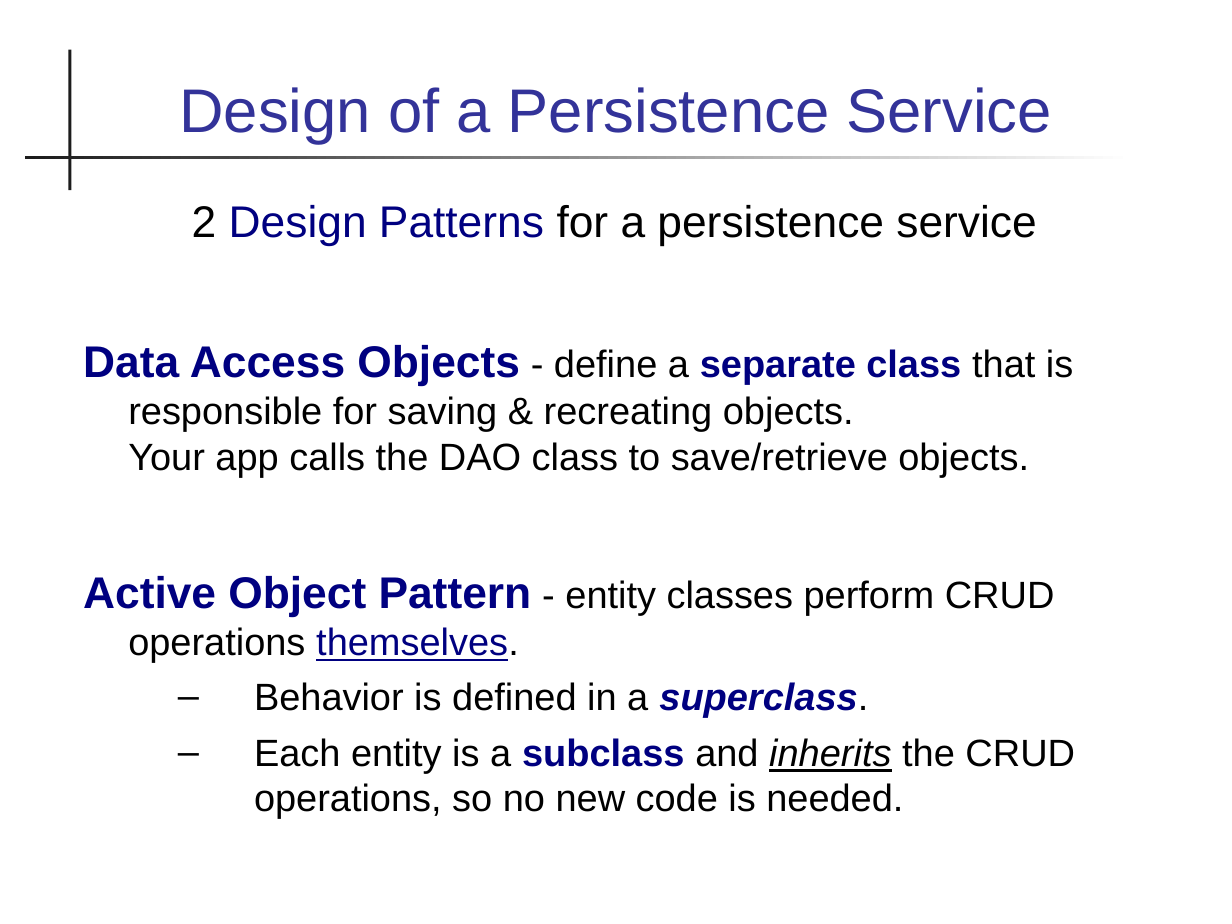
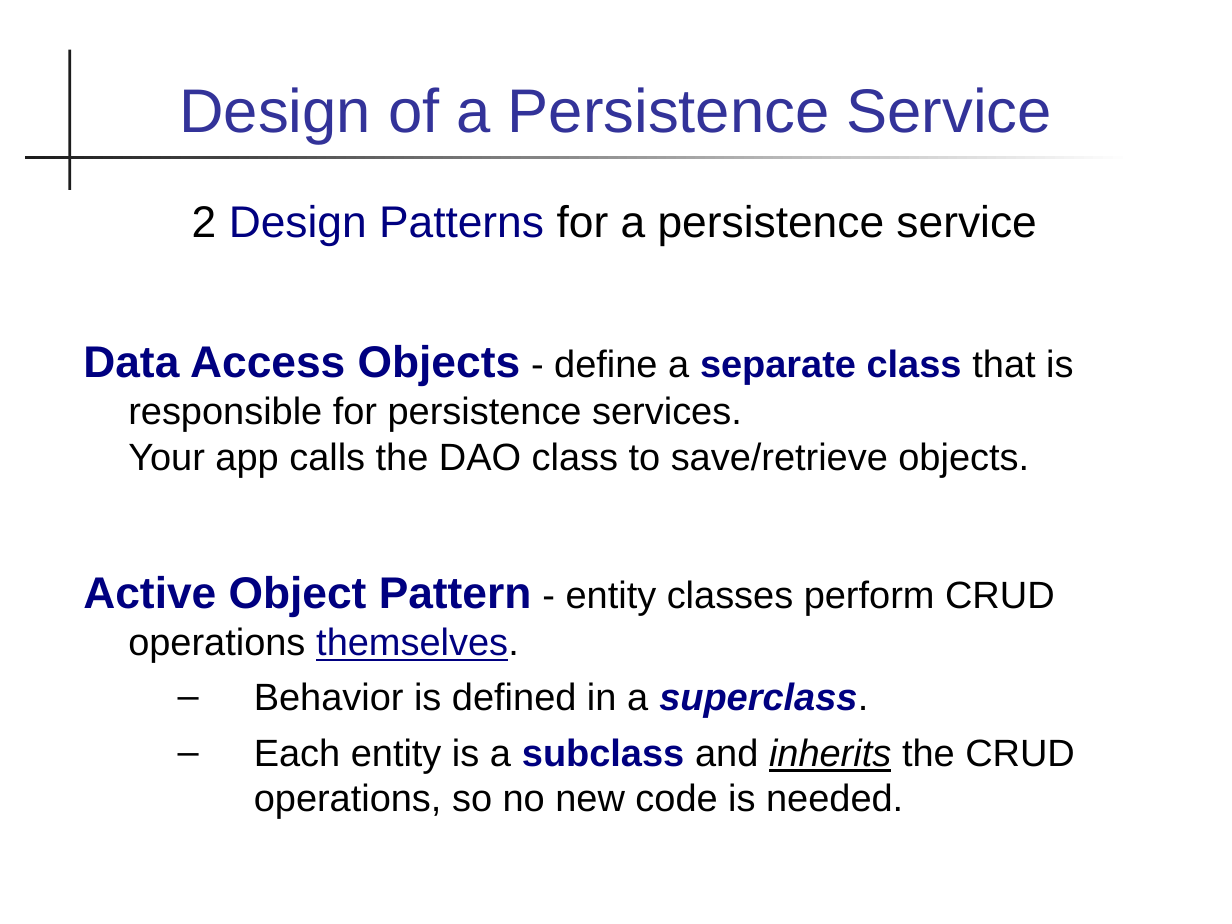
Before and after one commit to cpske/ISP, a slide deck: slide 17 of database/Persistence-and-ORM.ppt. Drawn at 1232x924 pixels with LibreOffice and Linux fonts; fonts in the diff are those of the drawing. Boxes give left, top, right and bottom in pixels: in the first picture for what was removed or moved away, otherwise in the second. Text is boxed around its words. In the diff, an @@ line names an element or a change of style, - is before the commit and + after.

```diff
--- a/database/Persistence-and-ORM.ppt
+++ b/database/Persistence-and-ORM.ppt
@@ text at box(83, 205, 1075, 819): indent changed @@
@@ text at box(83, 345, 1073, 477): text changed @@
-Data Access Objects - define a separate class that is responsible for saving & recreating objects.
-Your app calls the DAO class to save/retrieve objects.
+Data Access Objects - define a separate class that is responsible for persistence services.
+Your app calls the DAO class to save/retrieve objects.
```
Also in this commit, not shown: 13 other slides changed, 1 slide added, 17 other files.
